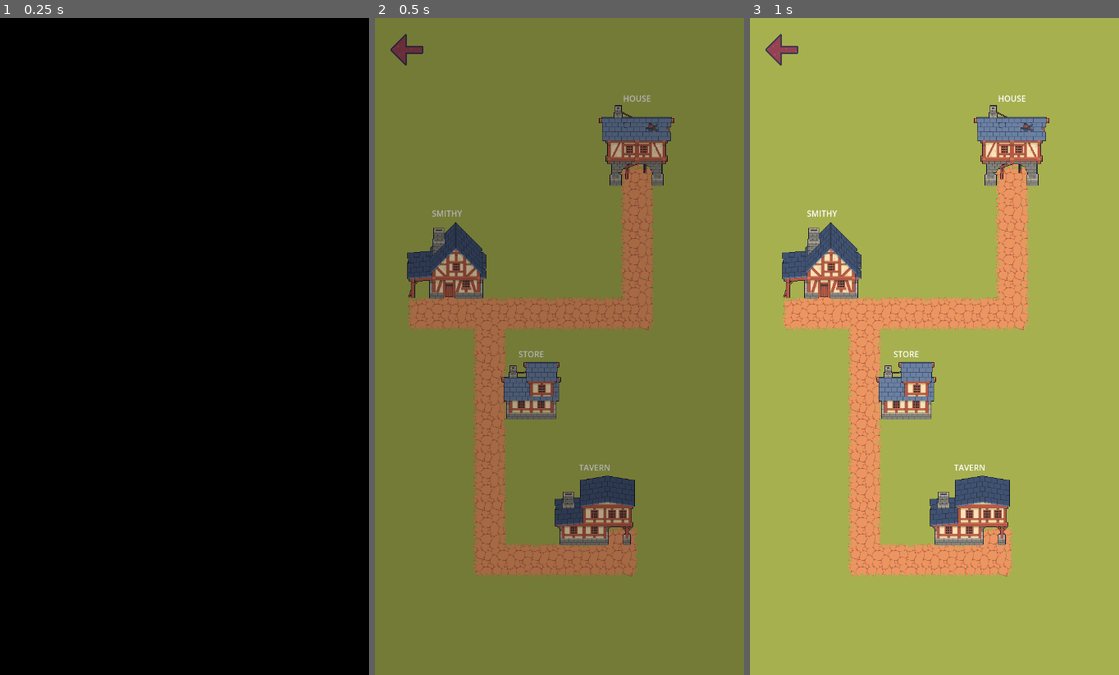
Above: before the commit, frames 1-3 (left to right).
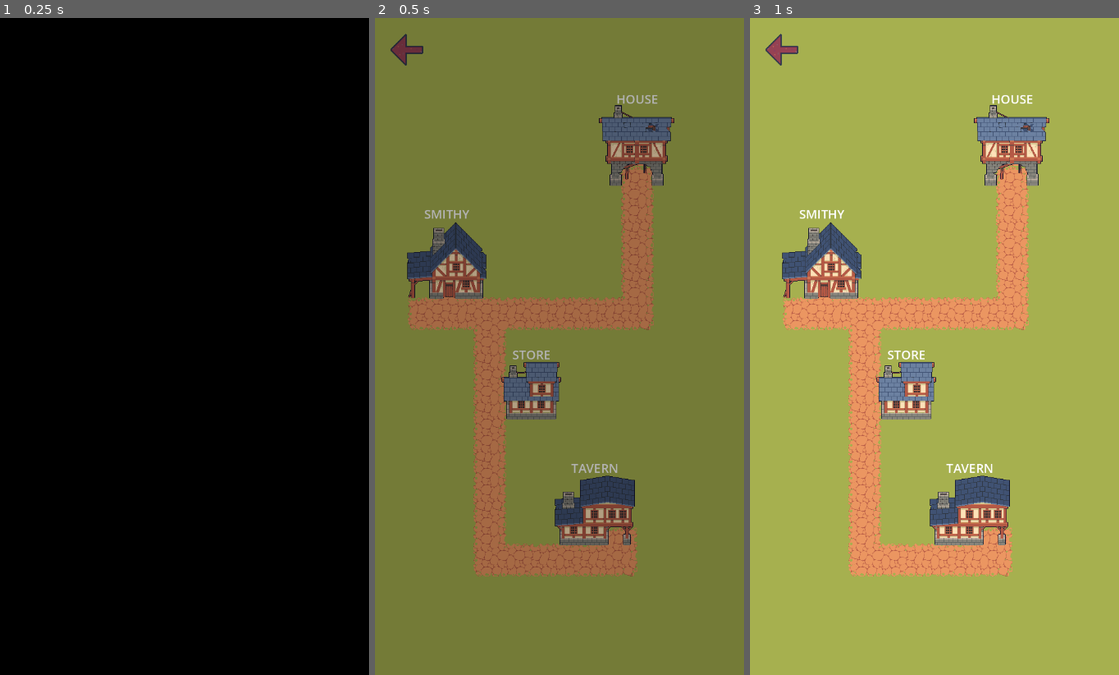
Above: after the commit, the same moments.

Repository: ant290/MoleBreaker
Game: Godot game, scene res://scenes/town/town.tscn
The game is run twice, just before and just after one commit, with the same random seed, the same clock (stepped at 60 frames per second) and the same inputs. This scene is started directly instead of the project's main scene.
Inputs:
- Up to frame 1 (0.25 s): no input
- Up to frame 2 (0.5 s): no input
- Up to frame 3 (1 s): hold Right (ui_right) from 0.53 s (still down)

Frame 1 is identical in both runs. In frame 2, 0.4% of the frame differs, in the area x 13-77%, y 11-70%; in frame 3, 0.4%.

Commit message:
Updated labels to be a little bigger

Diff:
--- a/mole-breaker/scenes/town/house.tscn
+++ b/mole-breaker/scenes/town/house.tscn
@@ -1,9 +1,12 @@
-[gd_scene load_steps=3 format=3 uid="uid://0l5pmxfgd5xp"]
+[gd_scene load_steps=4 format=3 uid="uid://0l5pmxfgd5xp"]
 
 [ext_resource type="Texture2D" uid="uid://cokfl4riajtur" path="res://assets/town/House.png" id="1_et3ds"]
 
 [sub_resource type="RectangleShape2D" id="RectangleShape2D_mamke"]
 size = Vector2(156, 166)
+
+[sub_resource type="LabelSettings" id="LabelSettings_et3ds"]
+font_size = 24
 
 [node name="House" type="Area2D"]
 
@@ -17,11 +20,12 @@
 anchors_preset = 5
 anchor_left = 0.5
 anchor_right = 0.5
-offset_left = -27.5
-offset_top = -104.0
-offset_right = 27.5
-offset_bottom = -81.0
+offset_left = -40.5
+offset_top = -108.0
+offset_right = 40.5
+offset_bottom = -74.0
 grow_horizontal = 2
 text = "HOUSE"
+label_settings = SubResource("LabelSettings_et3ds")
 horizontal_alignment = 1
 vertical_alignment = 1
--- a/mole-breaker/scenes/town/smithy.tscn
+++ b/mole-breaker/scenes/town/smithy.tscn
@@ -1,9 +1,12 @@
-[gd_scene load_steps=3 format=3 uid="uid://b2speixjr7d74"]
+[gd_scene load_steps=4 format=3 uid="uid://b2speixjr7d74"]
 
 [ext_resource type="Texture2D" uid="uid://xvtm48ovjovt" path="res://assets/town/Smithy.png" id="1_hpoev"]
 
 [sub_resource type="RectangleShape2D" id="RectangleShape2D_06row"]
 size = Vector2(154, 146)
+
+[sub_resource type="LabelSettings" id="LabelSettings_hpoev"]
+font_size = 24
 
 [node name="Area2D" type="Area2D"]
 
@@ -17,11 +20,12 @@
 anchors_preset = 5
 anchor_left = 0.5
 anchor_right = 0.5
-offset_left = -27.5
-offset_top = -104.0
-offset_right = 27.5
-offset_bottom = -81.0
+offset_left = -44.5
+offset_top = -108.0
+offset_right = 44.5
+offset_bottom = -74.0
 grow_horizontal = 2
 text = "SMITHY"
+label_settings = SubResource("LabelSettings_hpoev")
 horizontal_alignment = 1
 vertical_alignment = 1
--- a/mole-breaker/scenes/town/store.tscn
+++ b/mole-breaker/scenes/town/store.tscn
@@ -1,9 +1,12 @@
-[gd_scene load_steps=3 format=3 uid="uid://cinvu8quv2384"]
+[gd_scene load_steps=4 format=3 uid="uid://cinvu8quv2384"]
 
 [ext_resource type="Texture2D" uid="uid://emtvli72pwy7" path="res://assets/town/Store.png" id="1_k61li"]
 
 [sub_resource type="RectangleShape2D" id="RectangleShape2D_ljh1p"]
 size = Vector2(112, 112)
+
+[sub_resource type="LabelSettings" id="LabelSettings_k61li"]
+font_size = 24
 
 [node name="Area2D" type="Area2D"]
 
@@ -17,11 +20,12 @@
 anchors_preset = 5
 anchor_left = 0.5
 anchor_right = 0.5
-offset_left = -27.5
-offset_top = -83.0
-offset_right = 27.5
-offset_bottom = -60.0
+offset_left = -37.0
+offset_top = -87.0
+offset_right = 37.0
+offset_bottom = -53.0
 grow_horizontal = 2
 text = "STORE"
+label_settings = SubResource("LabelSettings_k61li")
 horizontal_alignment = 1
 vertical_alignment = 1
--- a/mole-breaker/scenes/town/tavern.tscn
+++ b/mole-breaker/scenes/town/tavern.tscn
@@ -1,9 +1,12 @@
-[gd_scene load_steps=3 format=3 uid="uid://b1rgrcyv5ghra"]
+[gd_scene load_steps=4 format=3 uid="uid://b1rgrcyv5ghra"]
 
 [ext_resource type="Texture2D" uid="uid://dq1podwxaesdl" path="res://assets/town/Tavern.png" id="1_h43lo"]
 
 [sub_resource type="RectangleShape2D" id="RectangleShape2D_f73nn"]
 size = Vector2(156, 136)
+
+[sub_resource type="LabelSettings" id="LabelSettings_h43lo"]
+font_size = 24
 
 [node name="Area2D" type="Area2D"]
 
@@ -17,11 +20,12 @@
 anchors_preset = 5
 anchor_left = 0.5
 anchor_right = 0.5
-offset_left = -27.5
-offset_top = -96.0
-offset_right = 27.5
-offset_bottom = -73.0
+offset_left = -46.0
+offset_top = -100.0
+offset_right = 46.0
+offset_bottom = -66.0
 grow_horizontal = 2
 text = "TAVERN"
+label_settings = SubResource("LabelSettings_h43lo")
 horizontal_alignment = 1
 vertical_alignment = 1
